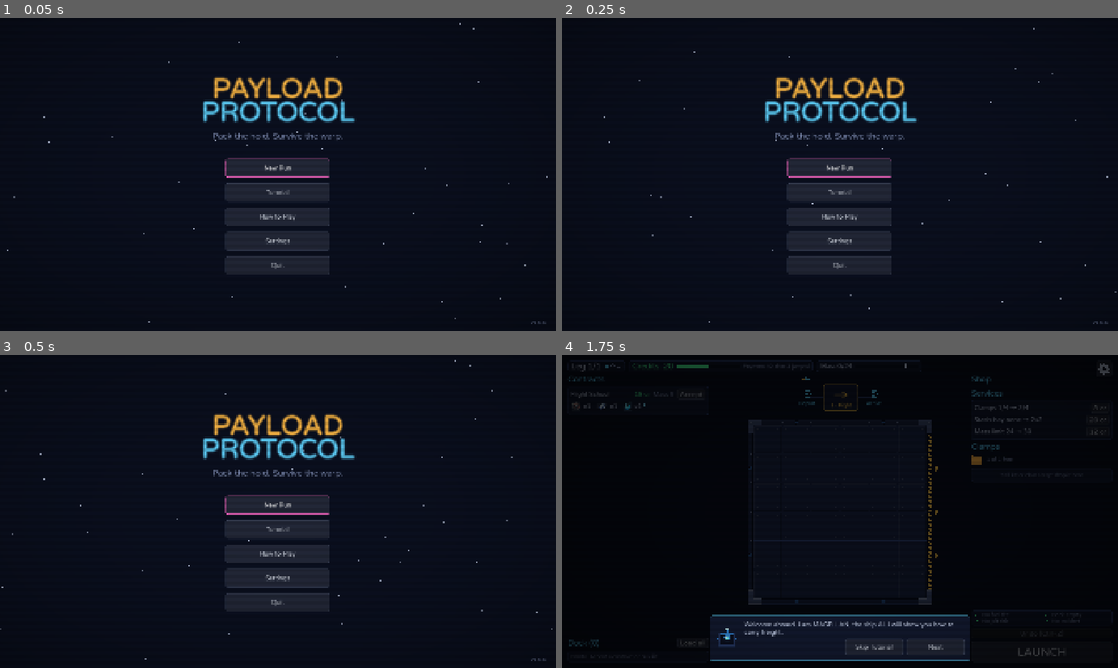
Above: before the commit, frames 1-4 (two rows, left to right).
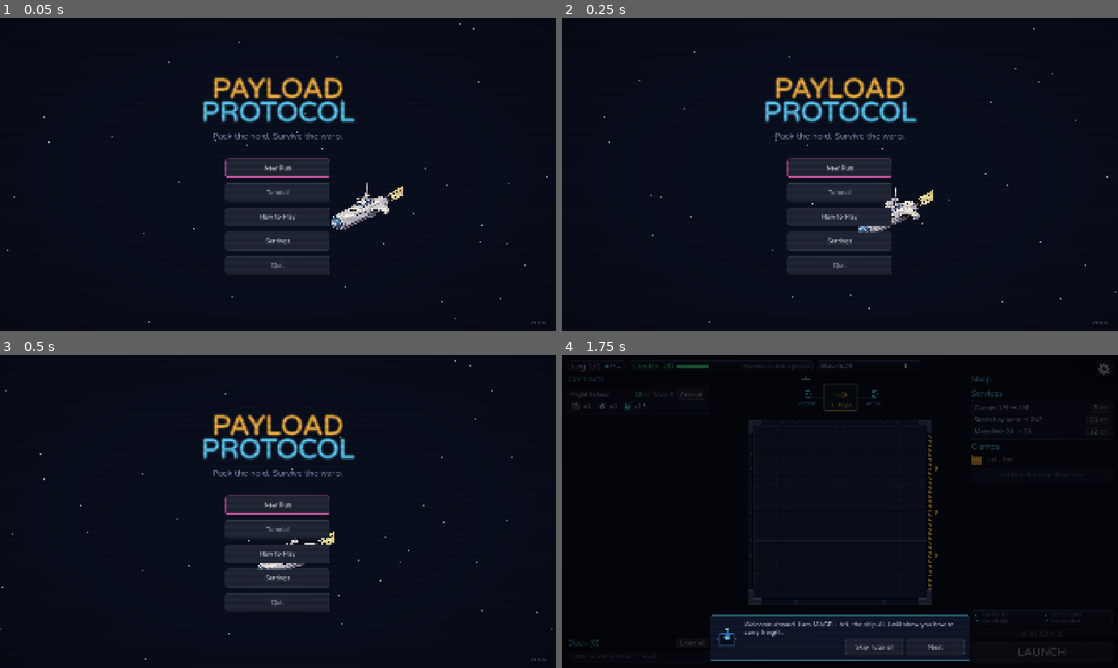
Above: after the commit, the same moments.

Repository: islu/Payload-Protocol
Game: Godot game, scene res://scenes/main/main.tscn
The game is run twice, just before and just after one commit, with the same random seed, the same clock (stepped at 60 frames per second) and the same inputs.
Inputs:
- Up to frame 1 (0.05 s): no input
- Up to frame 2 (0.25 s): no input
- Up to frame 3 (0.5 s): no input
- Up to frame 4 (1.75 s): click "New Run" at 0.5 s; click "Accept" at 1.25 s

The runs differ from the first frame. In frame 1, 0.6% of the frame differs, in the area x 59-73%, y 52-68%; in frame 2, 0.5%; in frame 3, 0.2%; in frame 4, nothing differs.

Commit message:
feat: A cargo ship on the title, and a new itch.io cover
- The title shows a cargo ship behind the menu. It comes in at the right,
  stops at the left of the menu while cells of cargo fly into it, and
  flies out at the bottom left (SPEC Section 20.1).
- task art makes project/art/ship.png from a FreePixel image.
- The itch.io cover shows the ship in the warp, with its hold exploding
  and cells of 1x1 cargo flying out. The header and the logo have no icon.
- The README shows the cover. New station and warp screenshots.
- Remove a Python cache file from git.

Co-Authored-By: Claude Opus 5.5 <noreply@anthropic.com>

Diff:
--- a/project/scenes/main/main.gd
+++ b/project/scenes/main/main.gd
@@ -239,6 +239,8 @@
 	var root := Control.new()
 	root.set_anchors_and_offsets_preset(Control.PRESET_FULL_RECT)
 	root.add_child(Starfield.new())
+	# A cargo ship flies behind the menu (SPEC Section 20.1).
+	root.add_child(TitleShip.new())
 	# The title, the tagline, and the buttons are in the center (SPEC Section 20.1).
 	var center := CenterContainer.new()
 	center.set_anchors_and_offsets_preset(Control.PRESET_FULL_RECT)
--- /dev/null
+++ b/project/scenes/main/title_ship.gd
@@ -0,0 +1,148 @@
+class_name TitleShip
+extends Control
+## The cargo ship of the title (SPEC Section 20.1). It flies behind the menu in a cycle:
+## in at the middle of the right edge, down to the left of the menu, a stop where cells of
+## cargo fly up into it, out at the bottom left, and a pause. It grows as it comes in, and
+## more as it flies out. The time in the cycle gives each position, so a check can set it.
+
+const SHIP_PATH := "res://art/ship.png"
+## The times of the parts of the cycle, in seconds.
+const ENTER_TIME := 4.0
+const DOCK_TIME := 3.0
+const LEAVE_TIME := 3.0
+const PAUSE_TIME := 5.0
+const CYCLE := ENTER_TIME + DOCK_TIME + LEAVE_TIME + PAUSE_TIME
+## The ship is on the screen when the title opens: the cycle starts here.
+const START_TIME := 1.0
+## The scale of the art: far at the right edge, 2 at the stop (sharp pixels), and near
+## at the end.
+const FAR_SCALE := 1.0
+const DOCK_SCALE := 2.0
+const NEAR_SCALE := 3.0
+## The stop at the left of the menu, as a part of the screen.
+const DOCK := Vector2(0.2, 0.72)
+## At the stop, the ship moves up and down a little.
+const BOB := 5.0
+const BOB_SPEED := 2.0
+## The cells of cargo that fly up into the ship at the stop: each starts CARGO_GAP
+## seconds after the one before, and flies for CARGO_TIME seconds.
+const CARGO_CELLS := 3
+const CARGO_GAP := 0.7
+const CARGO_TIME := 1.2
+const CELL := 80.0
+## The cargo in the cells: 1x1 cargo of the game. It is art only.
+const CARGO := [
+	"burger",
+	"instant_noodles",
+	"cargo_crate",
+	"energy_crystal",
+	"medkit",
+	"battery_pack",
+	"fuel_drum",
+	"space_cheese",
+]
+
+var texture: Texture2D
+## The time in the cycle, from 0 to CYCLE.
+var time := START_TIME
+## The number of the cycle: it selects the cargo of the cells.
+var _cycle := 0
+
+
+func _ready() -> void:
+	name = "TitleShip"
+	mouse_filter = Control.MOUSE_FILTER_IGNORE
+	set_anchors_and_offsets_preset(Control.PRESET_FULL_RECT)
+	texture = load(SHIP_PATH)
+	# Nearest filtering keeps the pixels of the art sharp.
+	texture_filter = CanvasItem.TEXTURE_FILTER_NEAREST
+
+
+func _process(delta: float) -> void:
+	time += delta
+	if time >= CYCLE:
+		time -= CYCLE
+		_cycle += 1
+	queue_redraw()
+
+
+## The center of the ship on the screen.
+func ship_center() -> Vector2:
+	var view := get_viewport_rect().size
+	var dock := view * DOCK
+	if time < ENTER_TIME:
+		var start := Vector2(view.x + texture.get_width() * FAR_SCALE / 2.0, view.y / 2.0)
+		return start.lerp(dock, ease(time / ENTER_TIME, 0.5))
+	if time < ENTER_TIME + DOCK_TIME:
+		return dock + Vector2(0, sin((time - ENTER_TIME) * BOB_SPEED) * BOB)
+	# Out at the bottom left: at the end, the ship is past the left edge.
+	var out := Vector2(-texture.get_width() * NEAR_SCALE / 2.0 - 20.0, view.y)
+	var t := clampf((time - ENTER_TIME - DOCK_TIME) / LEAVE_TIME, 0.0, 1.0)
+	return dock.lerp(out, ease(t, 2.0))
+
+
+## The scale of the art of the ship.
+func ship_scale() -> float:
+	if time < ENTER_TIME:
+		return lerpf(FAR_SCALE, DOCK_SCALE, ease(time / ENTER_TIME, 0.5))
+	if time < ENTER_TIME + DOCK_TIME:
+		return DOCK_SCALE
+	var t := clampf((time - ENTER_TIME - DOCK_TIME) / LEAVE_TIME, 0.0, 1.0)
+	return lerpf(DOCK_SCALE, NEAR_SCALE, ease(t, 2.0))
+
+
+func ship_size() -> Vector2:
+	return texture.get_size() * ship_scale()
+
+
+## In the pause, no ship shows.
+func ship_visible() -> bool:
+	return time < ENTER_TIME + DOCK_TIME + LEAVE_TIME
+
+
+## The cells of cargo that fly now: {id, position (the center), scale, alpha}. They fly up
+## from below the screen into the bottom of the ship, get smaller, and fade at the end.
+func cargo_cells() -> Array[Dictionary]:
+	var cells: Array[Dictionary] = []
+	var view := get_viewport_rect().size
+	var dock := view * DOCK
+	var hold := dock + Vector2(0, texture.get_height() * DOCK_SCALE * 0.3)
+	for i in CARGO_CELLS:
+		var t := (time - ENTER_TIME - i * CARGO_GAP) / CARGO_TIME
+		if t < 0.0 or t > 1.0:
+			continue
+		var from := Vector2(dock.x + (i - 1) * CELL * 1.2, view.y + CELL)
+		(
+			cells
+			. append(
+				{
+					"id": CARGO[(_cycle * CARGO_CELLS + i) % CARGO.size()],
+					"position": from.lerp(hold, ease(t, 0.6)),
+					"scale": lerpf(1.0, 0.6, t),
+					"alpha": clampf((1.0 - t) * 4.0, 0.0, 1.0),
+				}
+			)
+		)
+	return cells
+
+
+func _draw() -> void:
+	if texture == null or not ship_visible():
+		return
+	# The cells come from below the ship, so they show behind it.
+	for c: Dictionary in cargo_cells():
+		_draw_cell(c)
+	var s := ship_size()
+	draw_texture_rect(texture, Rect2(ship_center() - s / 2.0, s), false)
+
+
+## A cell of the hold with its cargo: Palette.GRID with a GRID_LINE border.
+func _draw_cell(c: Dictionary) -> void:
+	var side := CELL * float(c["scale"])
+	var rect := Rect2(c["position"] - Vector2(side, side) / 2.0, Vector2(side, side))
+	var a: float = c["alpha"]
+	draw_rect(rect, Color(Palette.GRID, a))
+	draw_rect(rect, Color(Palette.GRID_LINE, a), false, 2.0)
+	var art := CargoArt.texture(c["id"])
+	if art != null:
+		draw_texture_rect(art, rect.grow(-side * 0.1), false, Color(1, 1, 1, a))
--- a/project/tests/shots.gd
+++ b/project/tests/shots.gd
@@ -36,6 +36,12 @@
 	DisplayServer.window_set_size(SIZE)
 	await _wait(1.0)
 	await _shot("01_title")
+	# The title ship at the stop, where the cargo flies in, and as it flies out.
+	var ship: TitleShip = _main.screen().find_child("TitleShip", true, false)
+	ship.time = TitleShip.ENTER_TIME + 1.0
+	await _shot("01b_title_dock")
+	ship.time = TitleShip.ENTER_TIME + TitleShip.DOCK_TIME + 1.5
+	await _shot("01c_title_leave")
 	await _how_to_play()
 	await _station()
 	await _warp()
@@ -121,6 +127,9 @@
 		var release := InputEventMouseButton.new()
 		release.button_index = MOUSE_BUTTON_LEFT
 		station._input(release)
+	# The loaded hold with no tip: docs/screenshots/2_station.png of the README.
+	await _wait(0.4)
+	await _shot("05a_station_hold")
 	for c: Dictionary in run["cargo"]:
 		if c["in_hold"]:
 			station.show_tip(c)
--- a/project/tests/ui_check.gd
+++ b/project/tests/ui_check.gd
@@ -103,6 +103,7 @@
 		main.screen().find_child("TitleHold", true, false) == null,
 		"the title has no moving hold (SPEC Section 20.1)"
 	)
+	await UiCheckTitle.check(self, main)
 	var top: Label = main.screen().find_child("TitleTop", true, false)
 	var bottom: Label = main.screen().find_child("TitleBottom", true, false)
 	_check(
--- /dev/null
+++ b/project/tests/ui_check_title.gd
@@ -0,0 +1,94 @@
+class_name UiCheckTitle
+## The cargo ship of the title part of the UI check (ui_check.gd): SPEC Section 20.1.
+## It is in its own file, so that ui_check.gd stays under the line limit.
+
+
+## A cargo ship flies behind the menu: in at the middle of the right edge, down to the left
+## of the menu, a stop where cells of cargo fly up into it, out at the bottom left, and a
+## pause. It grows as it comes in, and more as it flies out (SPEC Section 20.1).
+static func check(ui: Node, main: Control) -> void:
+	var screen: Control = main.screen()
+	var ship: Control = screen.find_child("TitleShip", true, false)
+	var menu: Control = screen.find_child("TitleMenu", true, false)
+	ui._check(
+		ship != null and ship.get("texture") != null,
+		"the title shows a cargo ship (SPEC Section 20.1)"
+	)
+	if ship == null or not ship.has_method("ship_center"):
+		ui._check(false, "the title ship has a cycle of its flight (SPEC Section 20.1)")
+		return
+	var behind := true
+	for n in screen.get_children():
+		if n == menu or n.is_ancestor_of(menu):
+			behind = screen.get_children().find(n) > screen.get_children().find(ship)
+	ui._check(
+		behind and ship.mouse_filter == Control.MOUSE_FILTER_IGNORE,
+		"the ship is behind the menu, and it does not take the clicks (SPEC Section 20.1)"
+	)
+	var view := ui.get_viewport().get_visible_rect().size
+	var enter: float = ship.ENTER_TIME
+	var dock_end: float = enter + ship.DOCK_TIME
+	var leave_end: float = dock_end + ship.LEAVE_TIME
+	ship.time = 0.0
+	var start: Vector2 = ship.ship_center()
+	var start_scale: float = ship.ship_scale()
+	ui._check(
+		start.x >= view.x * 0.95 and absf(start.y - view.y / 2.0) < view.y * 0.05,
+		"the ship comes in at the middle of the right edge: %s (SPEC Section 20.1)" % start
+	)
+	ship.time = enter / 2.0
+	var mid: Vector2 = ship.ship_center()
+	ship.time = enter + 0.5
+	var dock: Vector2 = ship.ship_center()
+	var dock_scale: float = ship.ship_scale()
+	ship.time = dock_end - 0.5
+	var dock_late: Vector2 = ship.ship_center()
+	var menu_rect := menu.get_global_rect()
+	ui._check(
+		(
+			mid.x < start.x
+			and mid.y > start.y
+			and dock.x + ship.ship_size().x / 2.0 < menu_rect.position.x
+			and dock.y > menu_rect.get_center().y
+			and absf(dock.x - dock_late.x) < 1.0
+		),
+		"the ship flies down to the left of the menu and stops there: %s (SPEC Section 20.1)" % dock
+	)
+	ship.time = enter + 1.0
+	var cells: Array = ship.cargo_cells()
+	ship.time = enter + 1.1
+	var later: Array = ship.cargo_cells()
+	ui._check(
+		(
+			not cells.is_empty()
+			and later.size() == cells.size()
+			and later[0]["position"].y < cells[0]["position"].y
+		),
+		"at the stop, cells of cargo fly up into the ship (SPEC Section 20.1)"
+	)
+	ship.time = leave_end - 0.01
+	var out: Vector2 = ship.ship_center()
+	var out_scale: float = ship.ship_scale()
+	ui._check(
+		out.x + ship.ship_size().x / 2.0 <= 0.0 and out.y > dock.y,
+		"the ship flies out at the bottom left: %s (SPEC Section 20.1)" % out
+	)
+	ui._check(
+		start_scale < dock_scale and out_scale > dock_scale,
+		(
+			(
+				"the ship grows as it comes in (%.1f to %.1f) and more as it flies out (%.1f)"
+				% [start_scale, dock_scale, out_scale]
+			)
+			+ " (SPEC Section 20.1)"
+		)
+	)
+	ship.time = leave_end + 0.5
+	ui._check(not ship.ship_visible(), "after the ship flies out, a pause (SPEC Section 20.1)")
+	ship.time = ship.CYCLE - 0.01
+	for i in 5:
+		await ui.get_tree().process_frame
+	ui._check(
+		ship.time < enter and ship.ship_visible(),
+		"after the pause, the ship comes back (SPEC Section 20.1)"
+	)
Binary file added: project/art/ship.png
Not shown, added: project/art/ship.png.import
Not shown, added: project/scenes/main/title_ship.gd.uid
Not shown, added: project/tests/ui_check_title.gd.uid
Not shown, changed: .claude/skills/godot-ui/SKILL.md
Not shown, changed: CLAUDE.md
Not shown, changed: docs/assets.md
Not shown, changed: docs/itch.md
Not shown, changed: docs/spec/ui.md
